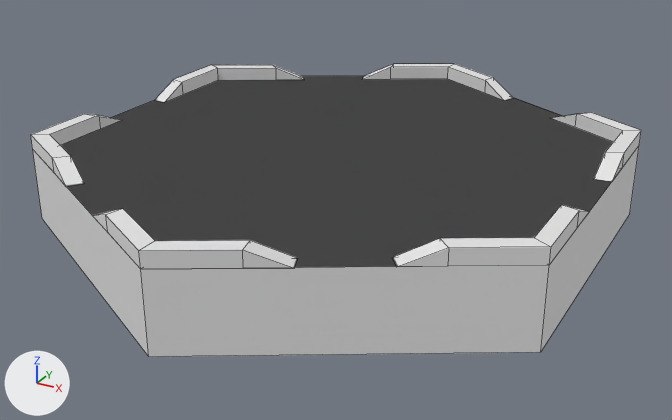
An edit to the Blender file Assets/Models/B1T0.blend, drawn before and after from the same camera.
Before and after are seen from a 50 mm camera at (1.392, -2.544, 1.168) aimed at (0.017, -0.044, -0.082). Every picture has the same lights, and +X, +Y and +Z are marked at lower left. Mesh edges are drawn as thin lines.
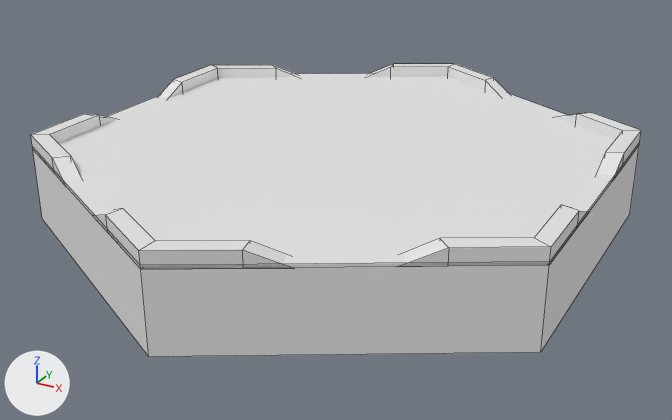
What the commit changed:
Material 'Material.001' (mat_material_001) is new.
Its base color is (0.8, 0.8, 0.8) (white #e7e7e7).
Material 'Material' (mat_material) is new.
Its base color is (0.8, 0.8, 0.8) (white #e7e7e7).
me_cylinder has 30 vertices, 20 faces and spans x -0.87..0.87, y -1.0..1.0, z -0.12..0.12.
me_cylinder is used by ob_cylinder; location (0.0, 0.0, 0.0).
Verts and faces of me_cylinder; kept vertices keep their numbers, new ones are numbered from 30.
Before the commit, vertices of me_cylinder: 18 (0.87, 0.5, 0.12) at pixel (639, 144), 19 (0.0, 1.0, 0.12), 20 (0.87, -0.5, 0.12) at pixel (549, 265), 21 (0.0, -1.0, 0.12) at pixel (140, 269), 22 (-0.87, -0.5, 0.12) at pixel (32, 149).
Before the commit, vertices of me_cylinder: 23 (-0.87, 0.5, 0.12).
Part 1, on me_cylinder:
Faces deleted: (18, 19, 23, 22, 21, 20).
New vertices 30 to 35 stand at vertices 18 to 23, in that order, plus (0.0, 0.0, 0.02).
New faces: (22, 34, 35, 23), (30, 31, 35, 34, 33, 32), (20, 32, 33, 21), (18, 19, 31, 30), (19, 23, 35, 31), (21, 33, 34, 22) (mat_material (white #e7e7e7)).
New faces: (18, 30, 32, 20) (mat_material (white #e7e7e7)).
me_cylinder now uses material mat_material (white #e7e7e7).
me_cylinder now uses material mat_material_001 (white #e7e7e7).
Object 'Cylinder.002' (ob_cylinder_002) is deleted.

Where the change shows, as pixel boxes (x1, y1, x2, y2) in the pictures (672 x 420 px):
'Cylinder', reshaped
    before: (33, 76, 639, 357)
    after: (33, 73, 640, 357)
'Cylinder.002', deleted
    before: (60, 81, 534, 240)
part 1 of me_cylinder, built on
    before: (61, 76, 613, 268)
    after: (35, 73, 640, 269)
